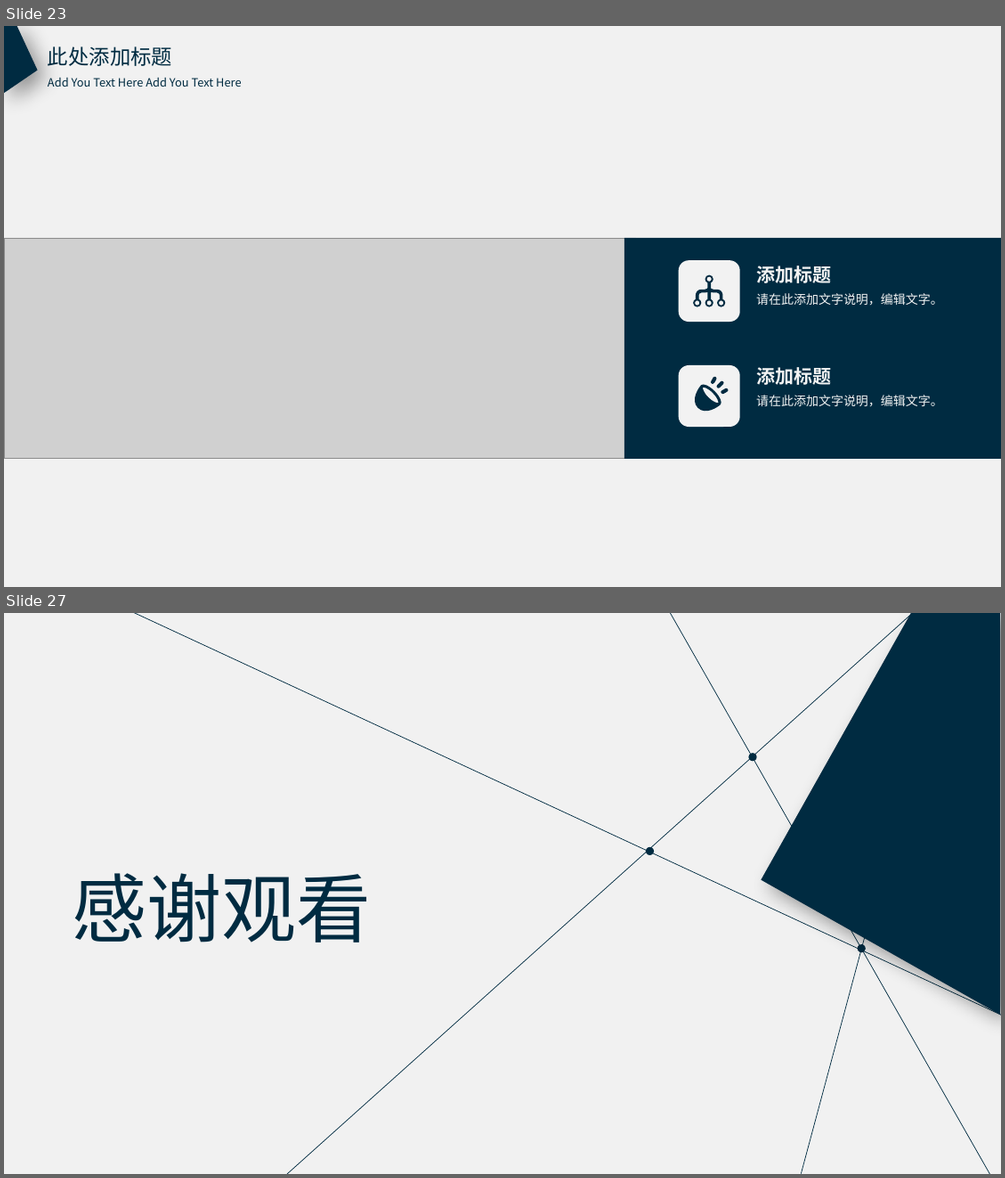
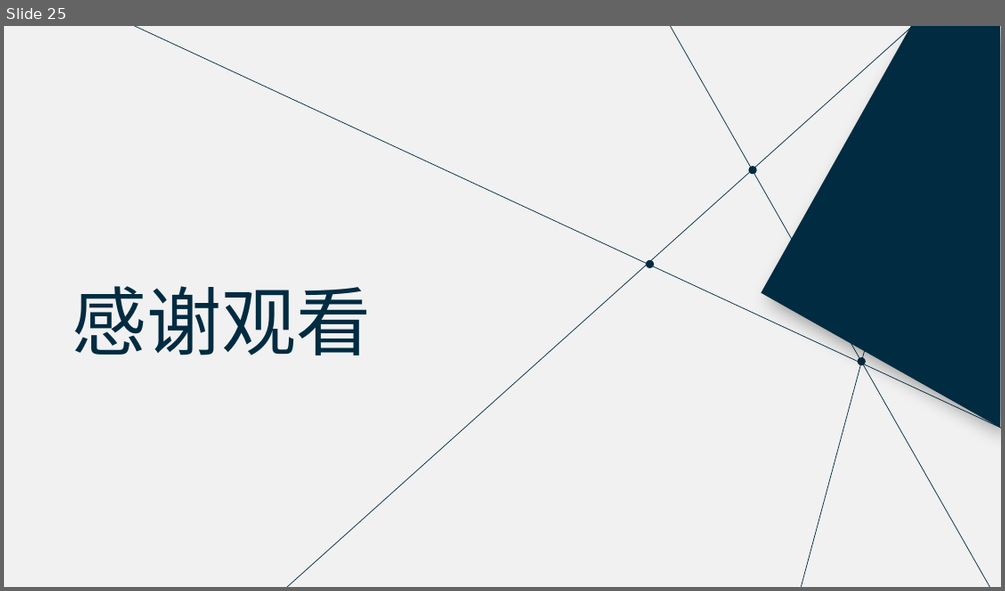
Before and after one commit to luoyiyi/rxjs-demos, a slide deck: rxjs入门分享.pptx. Shown one above the other, each under a label of ours: slides 23 and 27 before the commit, slide 25 after it; the slides between them are not shown. The pictures are 1005x1178 and 1005x591 pixels, drawn with LibreOffice and Linux fonts; fonts in the diff are those of the drawing; grey boxes stand for pictures. Boxes give left, top, right and bottom in pixels: in the first picture for what was removed or moved away, otherwise in the second. Text is boxed around its words. In the diff, an @@ line names an element or a change of style, - is before the commit and + after.

```diff
--- a/rxjs入门分享.pptx
+++ b/rxjs入门分享.pptx
@@ slide 23 removed at box(4, 26, 1001, 587), background #F1F1F1 @@
@@ freeform shape removed at box(4, 26, 38, 94) @@
@@ text removed at box(48, 46, 172, 66) @@
-此处添加标题
@@ text removed at box(48, 78, 241, 87) @@
-Add You Text Here Add You Text Here
@@ picture removed at box(4, 238, 636, 459) @@
@@ rectangle removed at box(624, 238, 1001, 459) @@
@@ rounded rectangle removed at box(679, 260, 740, 321) @@
@@ text removed at box(756, 265, 831, 283) @@
-添加标题
@@ freeform shape removed at box(694, 275, 726, 307) @@
@@ text removed at box(756, 293, 943, 305) @@
-请在此添加文字说明，编辑文字。
@@ rounded rectangle removed at box(679, 365, 740, 426) @@
@@ text removed at box(756, 367, 831, 385) @@
-添加标题
@@ freeform shape removed at box(690, 376, 728, 415) @@
@@ text removed at box(756, 394, 943, 406) @@
-请在此添加文字说明，编辑文字。
@@ what was slide 27 is now slide 25 @@
```
Also in this commit, not shown: 5 slides changed, 14 slides added, 19 other slides removed, 1 other file.
